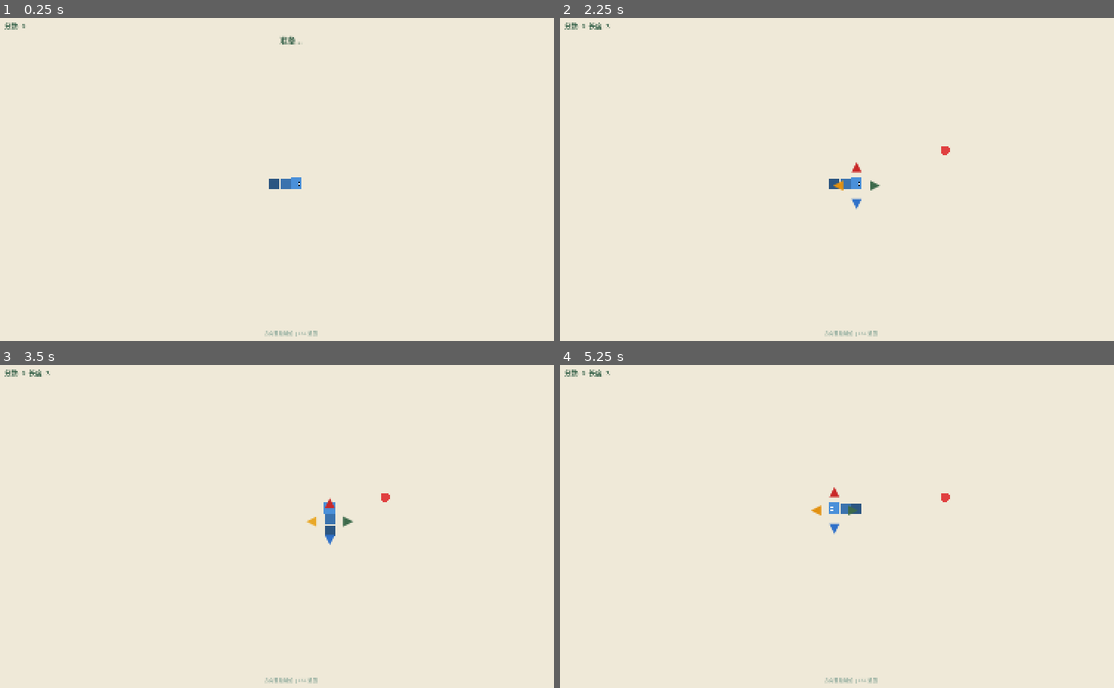
Above: before the commit, frames 1-4 (two rows, left to right).
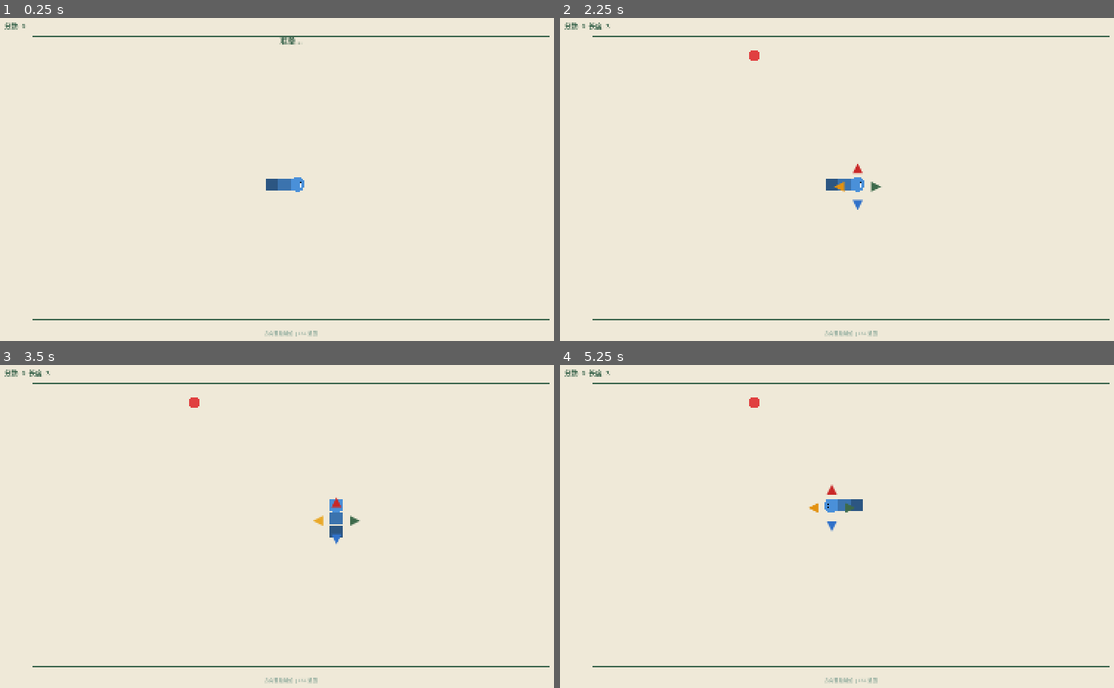
Above: after the commit, the same moments.

Repository: sssd903-tju/MetaBCI_Game
Game: Godot game, scene res://scenes/ssvep/MindSnakeGame.tscn
Same seed, same stepped clock (60 frames per second), same inputs: the game is played once before the commit and once after it. This scene is started directly instead of the project's main scene.
Inputs:
- Up to frame 1 (0.25 s): no input
- Up to frame 2 (2.25 s): tap Enter (ui_accept) at 0.5, 0.77, 1.25, 1.52, 2 s; hold Right 0.53-1.28 s; tap 1 at 0.6 s; hold Down (ui_down) 1.28-2.03 s; tap 2 at 1.35 s; hold Right from 2.03 s (still down); tap 3 at 2.1 s
- Up to frame 3 (3.5 s): release Right at 2.78 s; hold Up (ui_up) from 2.78 s (still down); tap 4 at 2.85 s; tap Enter (ui_accept) at 3.02 s
- Up to frame 4 (5.25 s): release Up (ui_up) at 3.53 s; hold Left 3.53-5.03 s; tap 5 at 3.6 s; tap Enter (ui_accept) at 3.77, 4.52 s; tap 1 at 4.35 s; hold Down (ui_down) from 5.03 s (still down); tap 2 at 5.1 s

The runs differ from the first frame. In frame 1, 0.9% of the frame differs, in the area x 5-100%, y 5-94%; in frame 2, 1.2%; in frame 3, 1.4%; in frame 4, 1.3%.

Commit message:
tweak: 网格加大(35px,40×22), 蛇头变圆, 食物判定放宽(±1格)

Diff:
--- a/scripts/paradigms/ssvep/entities/snake.gd
+++ b/scripts/paradigms/ssvep/entities/snake.gd
@@ -2,8 +2,8 @@
 class_name MindSnake
 ## Snake — 网格贪吃蛇
 
-const CELL := 30
-const GRID_W := 36
+const CELL := 35
+const GRID_W := 40
 const GRID_H := 22
 var dirs := {
 	"up":    Vector2i(0, -1),
@@ -118,7 +118,7 @@
 		var color: Color
 		if i == 0:
 			color = Color("4A90D9")
-			draw_rect(Rect2(pos - Vector2.ONE * CELL / 2.0, Vector2.ONE * CELL), color, true)  # 头大
+			draw_circle(pos, CELL / 2.0 + 2, color)  # 圆头更大
 		else:
 			var t := float(i) / float(body.size())
 			color = Color("4A90D9").darkened(t * 0.6)
--- a/scripts/paradigms/ssvep/mind_snake_paradigm.gd
+++ b/scripts/paradigms/ssvep/mind_snake_paradigm.gd
@@ -129,7 +129,9 @@
 					_decoded_dir = ""
 
 			# 检查吃食物
-			if _snake.get_head() == _food.get_cell():
+			var h := _snake.get_head()
+			var f := _food.get_cell()
+			if absi(h.x - f.x) <= 1 and absi(h.y - f.y) <= 1:
 				_snake.grow()
 				_snake.score += MindSnakeMode.FOOD_SCORE
 				_mode.ate_food()
